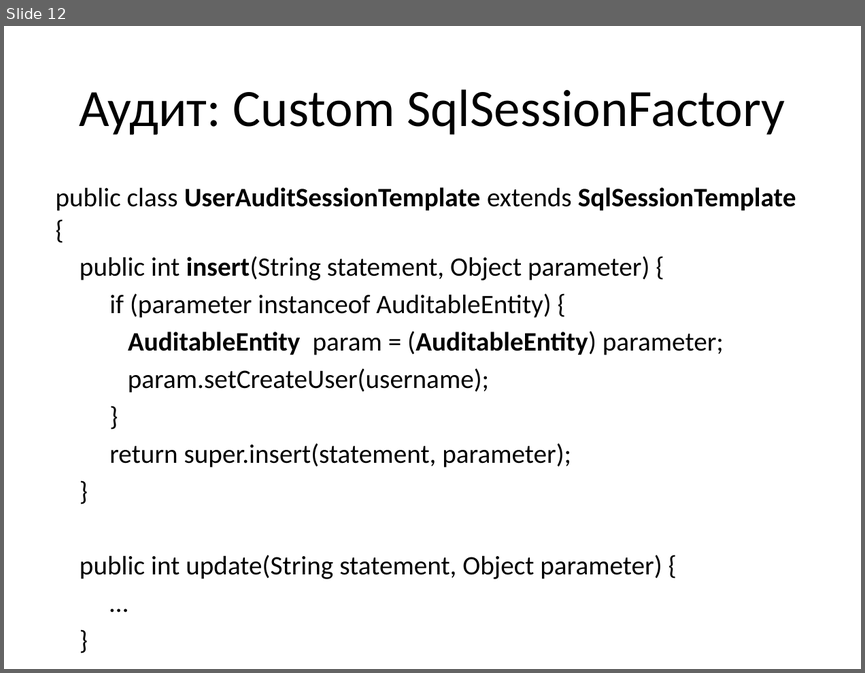
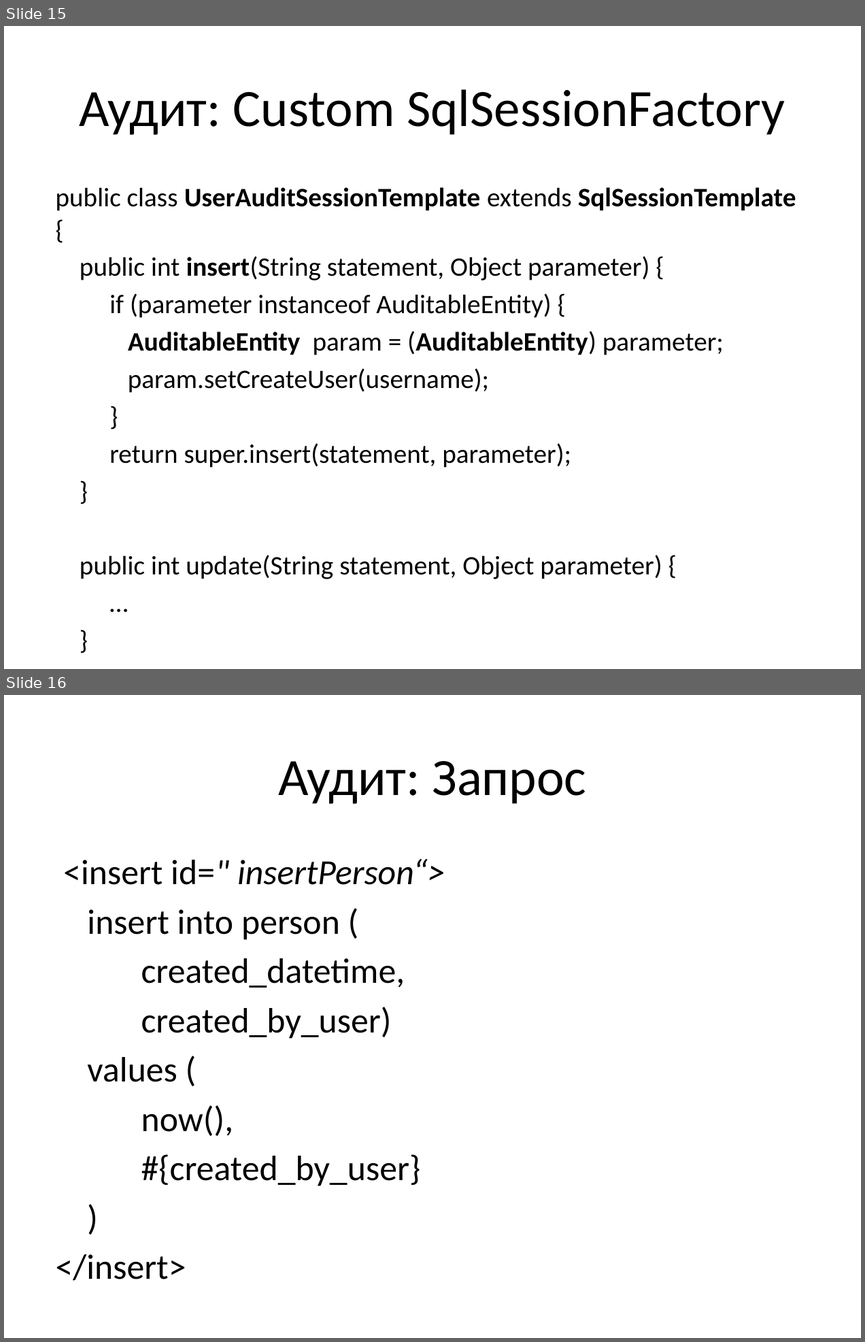
Before and after one commit to vitali-kviatkouski/personal, a slide deck: MyBatis.pptx. Shown one above the other, each under a label of ours: slide 12 before the commit, slides 15 and 16 after it. The pictures are 865x673 and 865x1342 pixels, drawn with LibreOffice and Linux fonts; fonts in the diff are those of the drawing. Boxes give left, top, right and bottom in pixels: in the first picture for what was removed or moved away, otherwise in the second. Text is boxed around its words. In the diff, an @@ line names an element or a change of style, - is before the commit and + after.

```diff
--- a/MyBatis.pptx
+++ b/MyBatis.pptx
@@ slide 16 added at bbox=[4, 695, 861, 1338], background #FFFFFF @@
@@ title added at bbox=[278, 761, 587, 804], 44 pt, text #000000 @@
+Аудит: Запрос
@@ text added at bbox=[56, 859, 445, 1280], 29.6 pt, text #000000 @@
+<insert id=" insertPerson“>
+insert into person (
+created_datetime,
+created_by_user)
+values (
+now(),
+#{created_by_user}
+)
+</insert>
@@ what was slide 12 is now slide 15 @@
```
Also in this commit, not shown: 1 slide changed, 10 other slides added.
